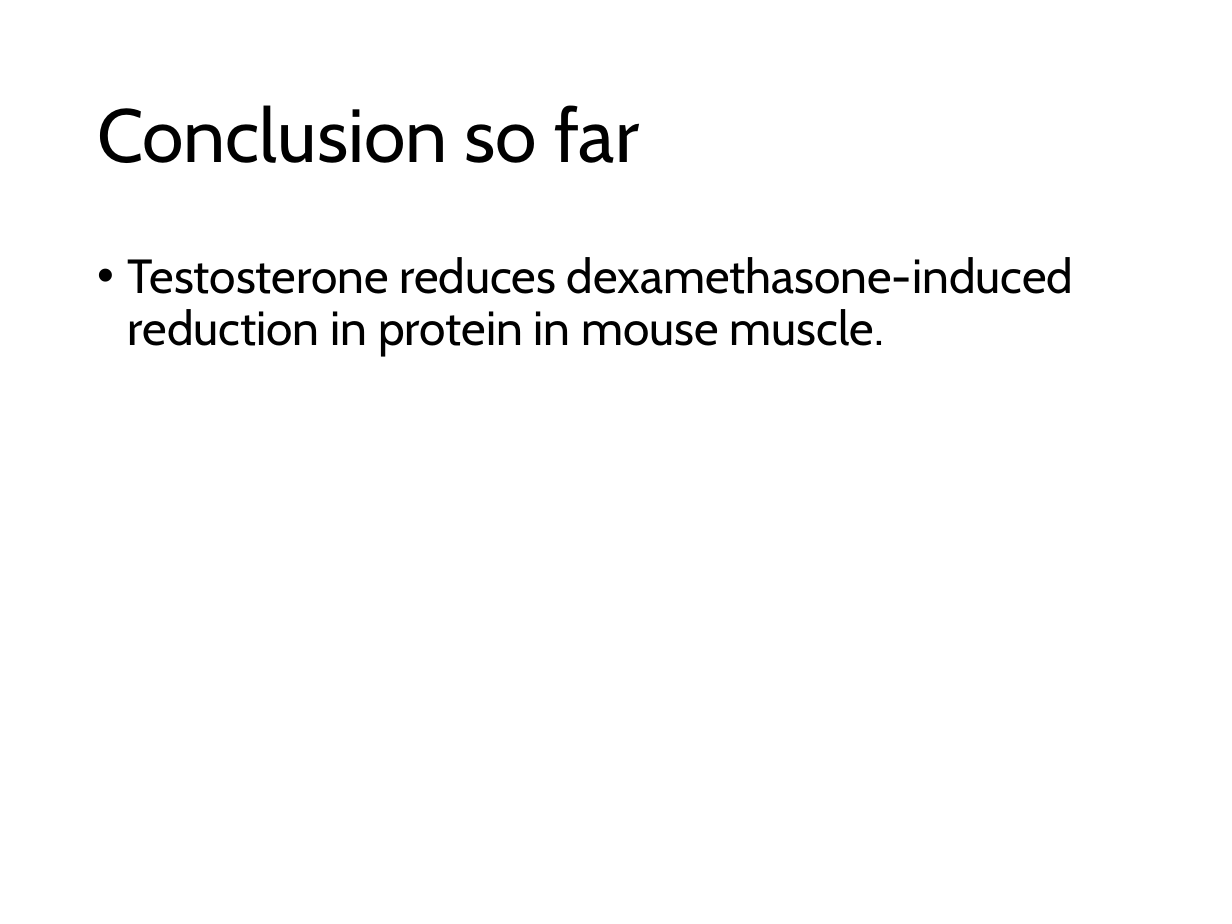
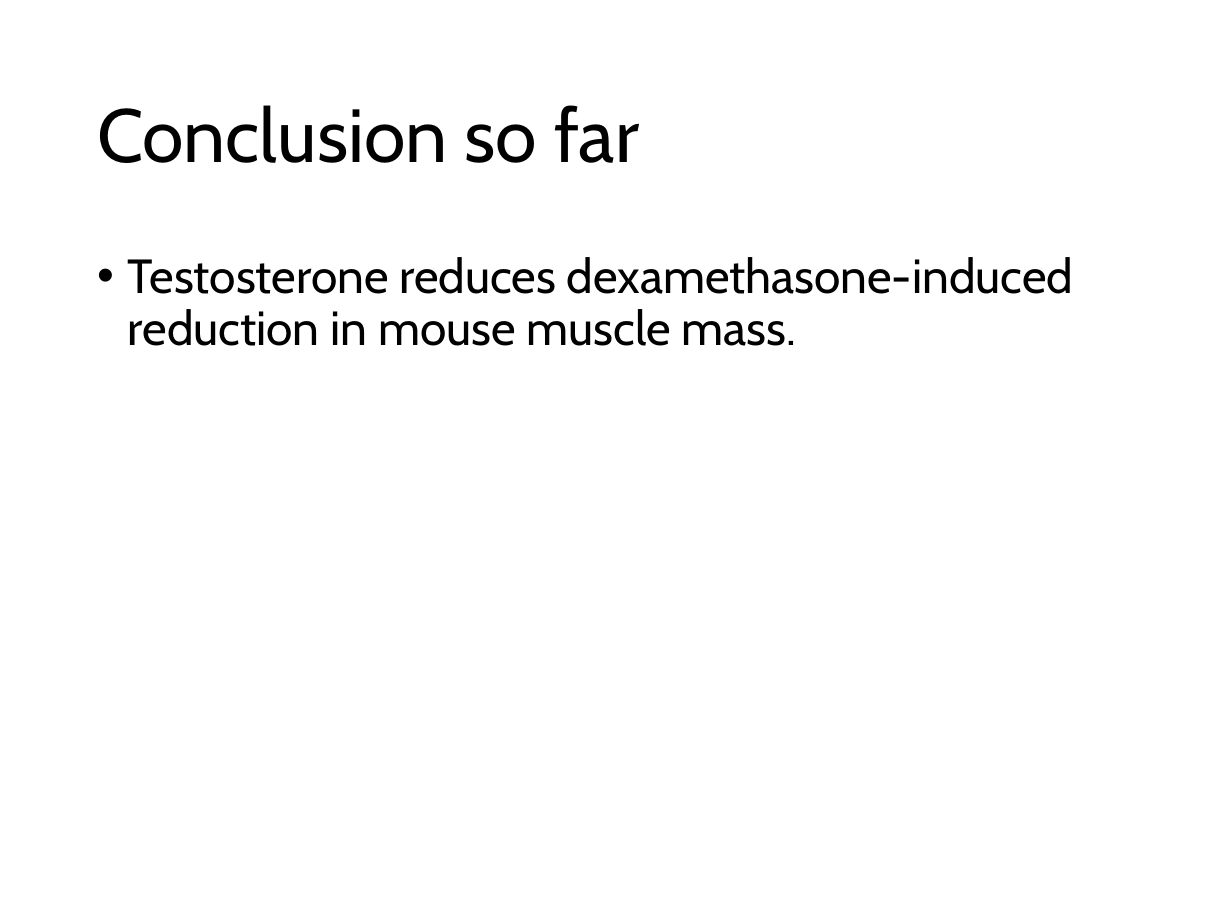
Before and after one commit to nvalexander/dissertation, a slide deck: slide 21 of defense.pptx (slide 24 before the commit). Drawn at 1232x924 pixels with LibreOffice and Linux fonts; fonts in the diff are those of the drawing. Boxes give left, top, right and bottom in pixels: in the first picture for what was removed or moved away, otherwise in the second. Text is boxed around its words. In the diff, an @@ line names an element or a change of style, - is before the commit and + after.

```diff
--- a/defense.pptx
+++ b/defense.pptx
@@ text at box(128, 257, 1074, 346): text changed @@
-• Testosterone reduces dexamethasone-induced reduction in protein in mouse muscle.
+• Testosterone reduces dexamethasone-induced reduction in mouse muscle mass.
```
Also in this commit, not shown: 2 other slides changed, 2 slides added, 1 other file.
